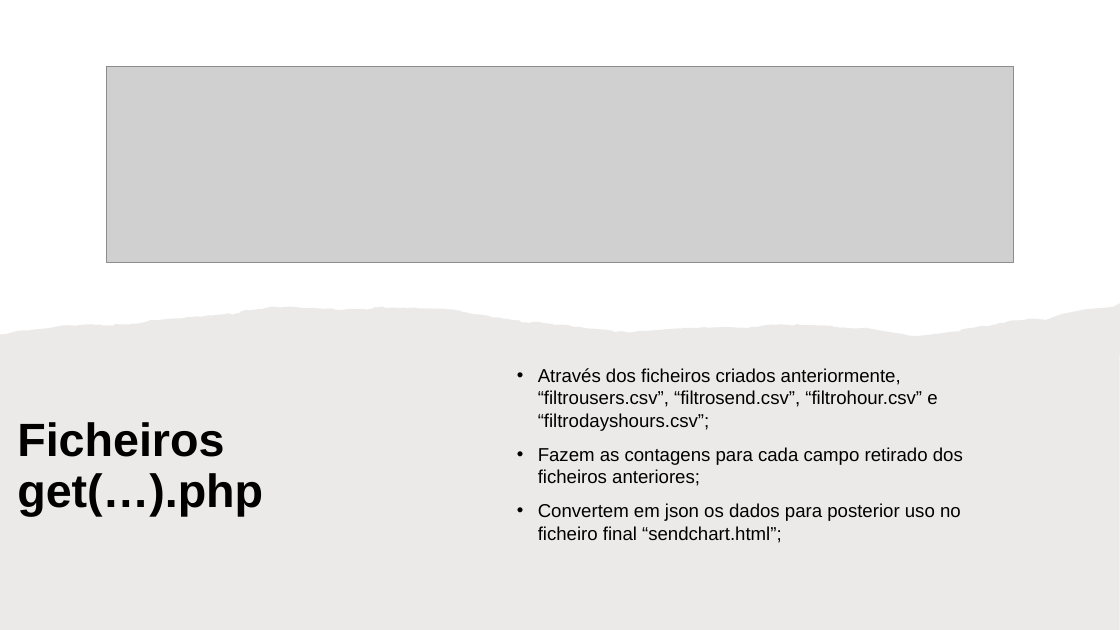
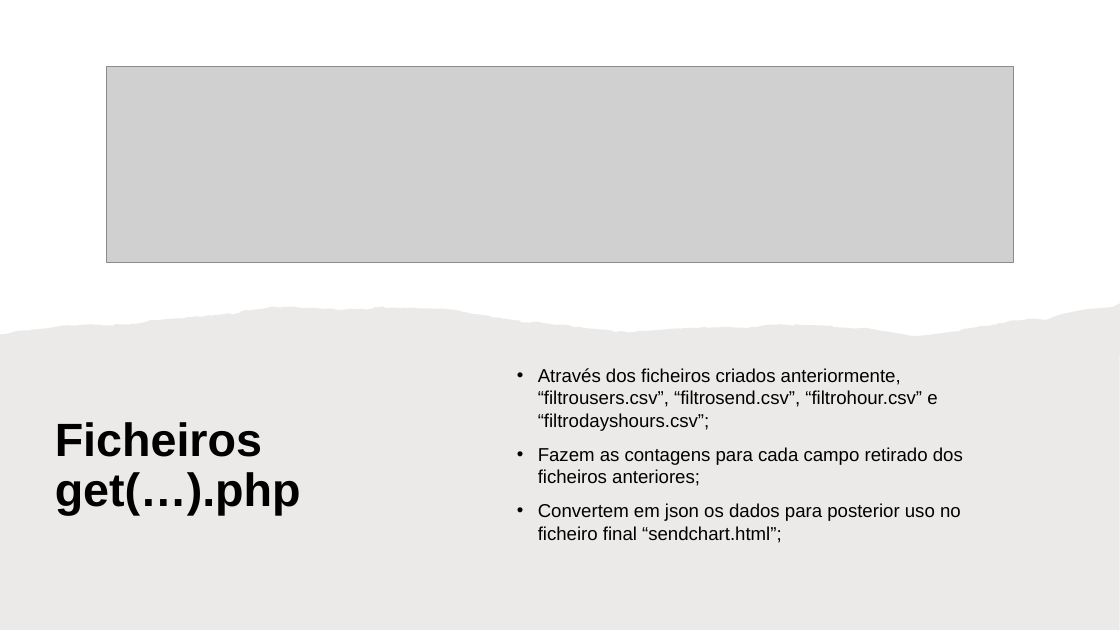
Before and after one commit to iptomar/PI2023, a slide deck: slide 6 of SEND_ALGORITHM/Apresentação Final.pptx. Drawn at 1120x630 pixels with LibreOffice and Linux fonts; fonts in the diff are those of the drawing; grey boxes stand for pictures. Boxes give left, top, right and bottom in pixels: in the first picture for what was removed or moved away, otherwise in the second. Text is boxed around its words. In the diff, an @@ line names an element or a change of style, - is before the commit and + after.

Commit message:
update

```diff
--- a/SEND_ALGORITHM/Apresentação Final.pptx
+++ b/SEND_ALGORITHM/Apresentação Final.pptx
@@ title "Ficheiros get(…).php" moved from (x1=17, y1=422, x2=263, y2=516) to (x1=55, y1=422, x2=301, y2=515) @@
```
Also in this commit, not shown: 1 other slide changed.
